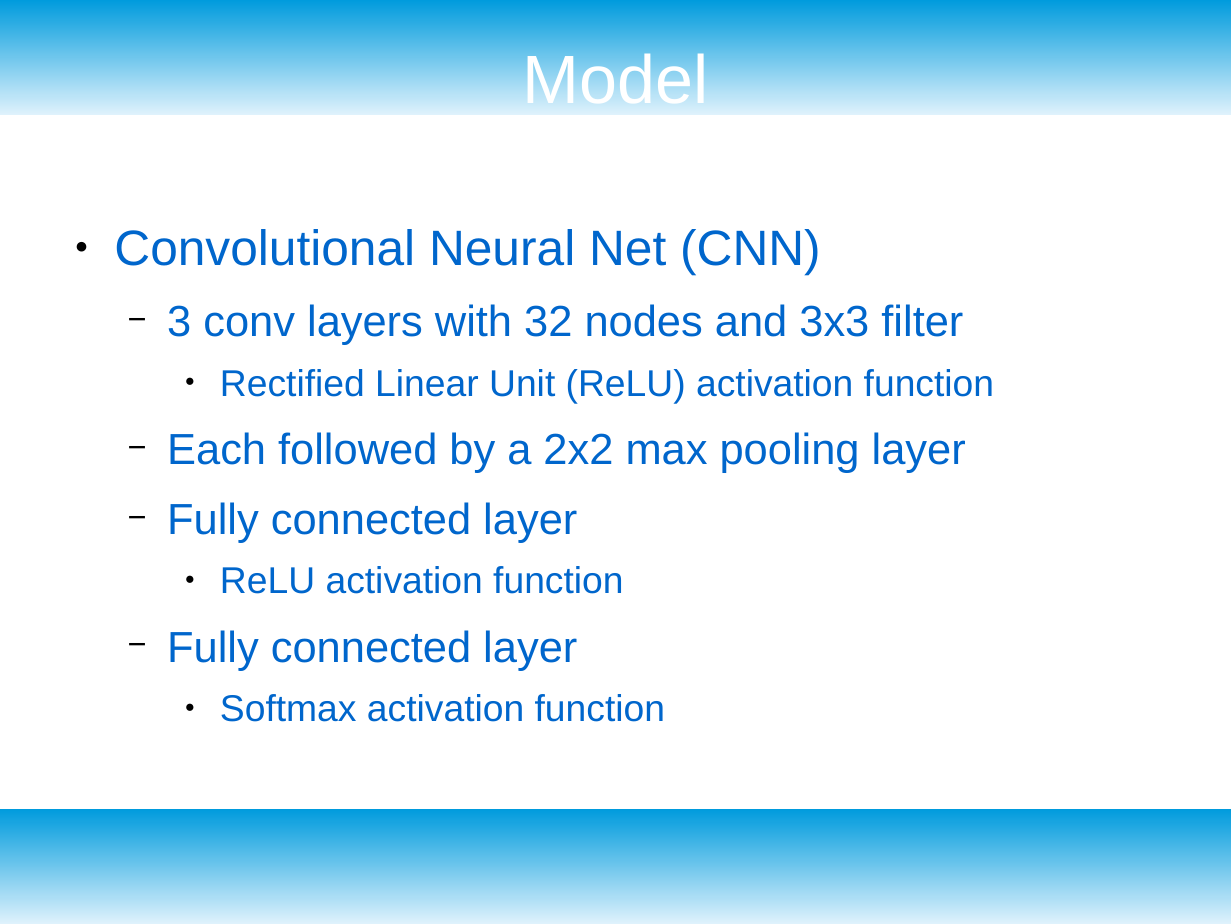
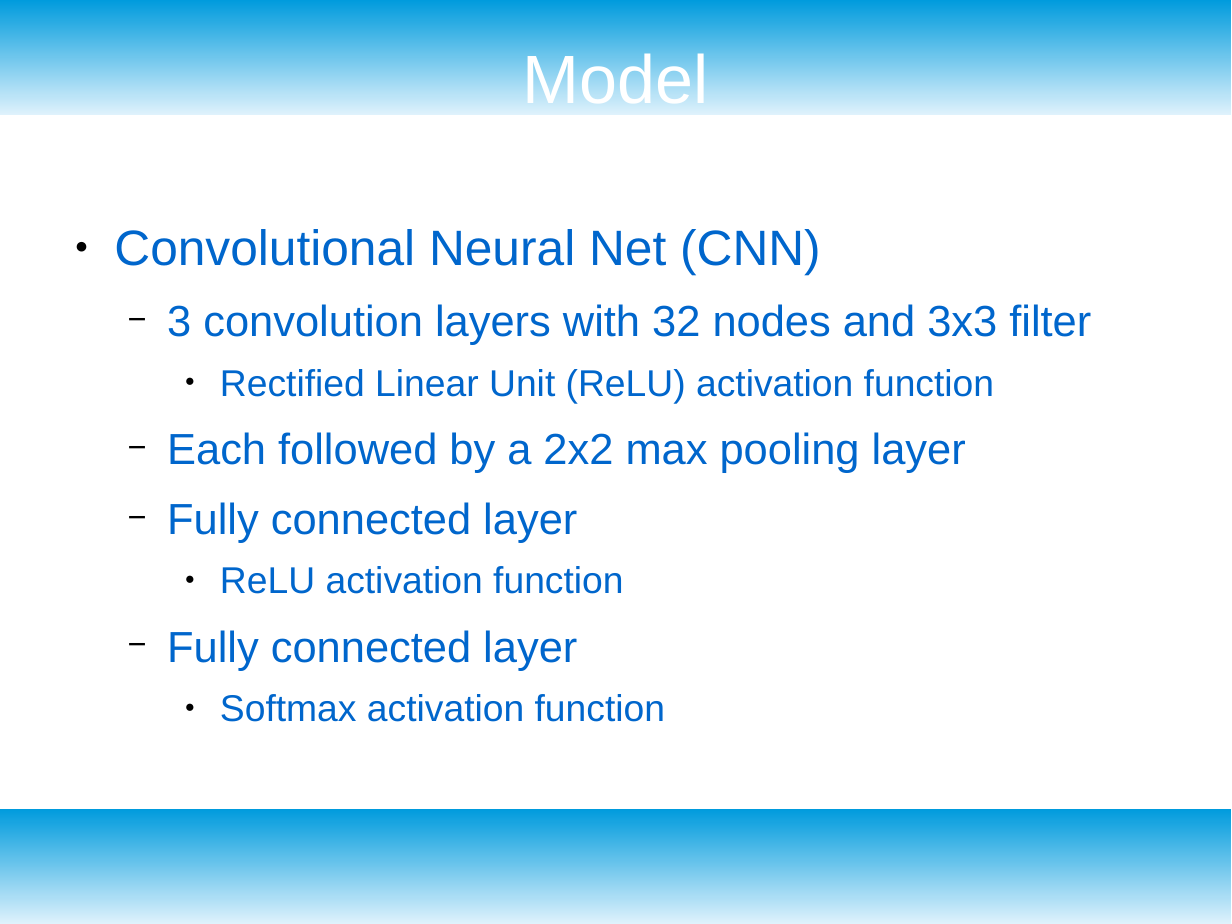
Before and after one commit to Shredder42/breast_cancer_histopathology, a slide deck: slide 4 of presentation.odp. Drawn at 1232x924 pixels with LibreOffice and Linux fonts; fonts in the diff are those of the drawing. Boxes give left, top, right and bottom in pixels: in the first picture for what was removed or moved away, otherwise in the second. Text is boxed around its words. In the diff, an @@ line names an element or a change of style, - is before the commit and + after.

```diff
--- a/presentation.odp
+++ b/presentation.odp
@@ text at (167, 304, 1091, 345): text changed @@
-  − 3 conv layers with 32 nodes and 3x3 filter
+  − 3 convolution layers with 32 nodes and 3x3 filter
```
Also in this commit, not shown: 3 other slides changed, 4 other files.
